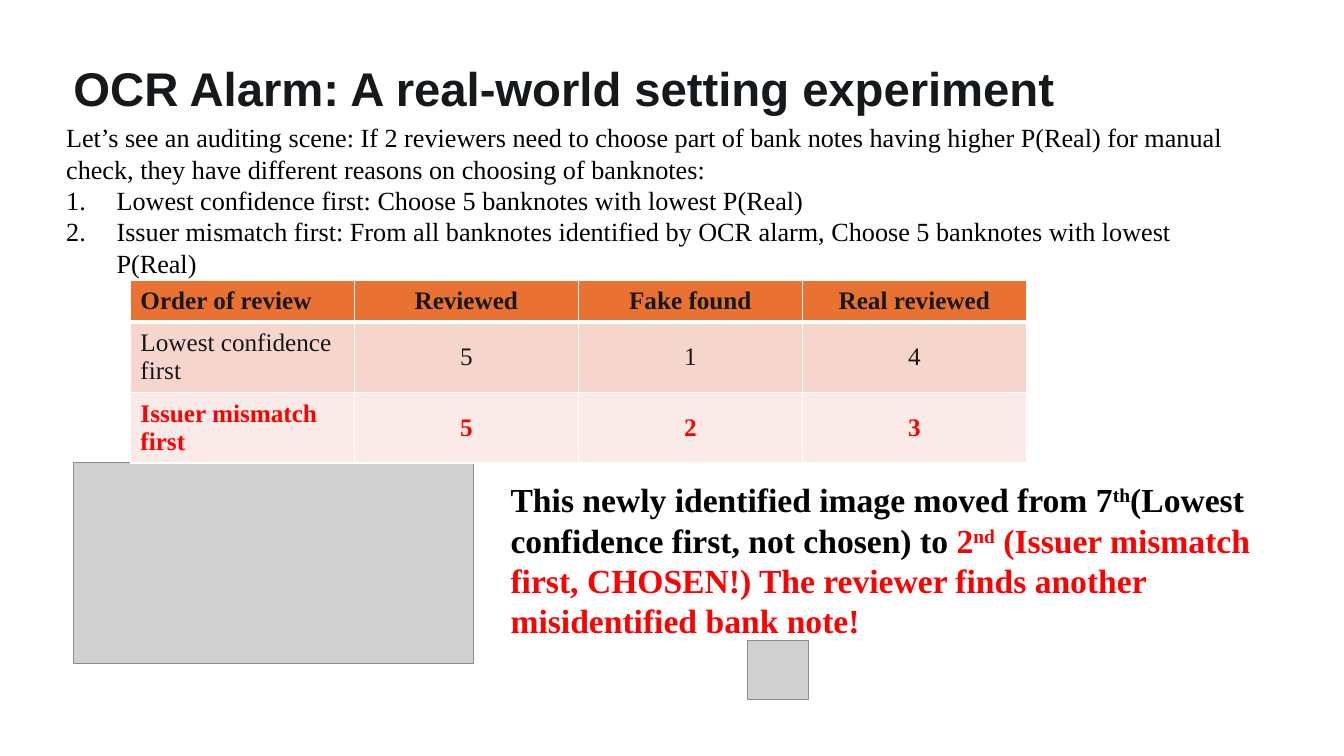
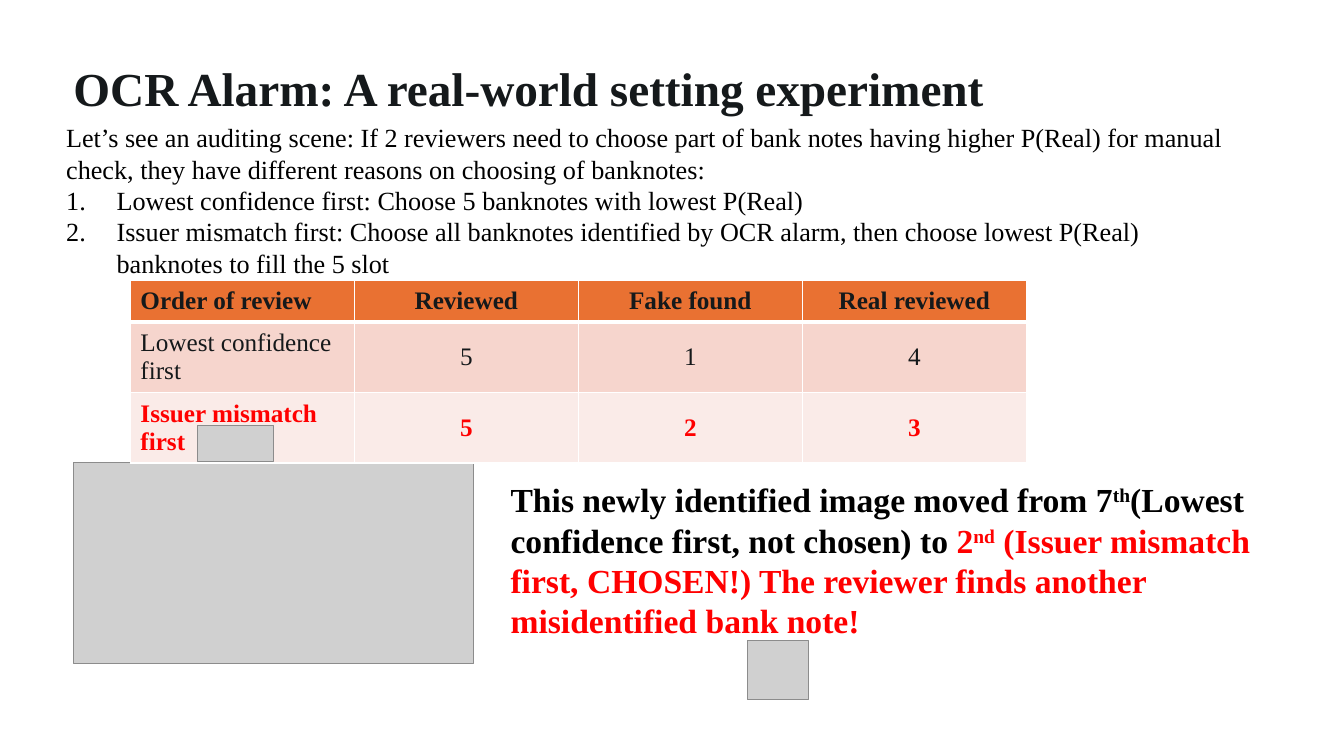
Before and after one commit to exileheadgrz/fakeBankNoteDetection, a slide deck: slide 8 of Banknote_Issuer_Review.pptx. Drawn at 1344x756 pixels with LibreOffice and Linux fonts; fonts in the diff are those of the drawing; grey boxes stand for pictures. Boxes give left, top, right and bottom in pixels: in the first picture for what was removed or moved away, otherwise in the second. Text is boxed around its words. In the diff, an @@ line names an element or a change of style, - is before the commit and + after.

```diff
--- a/Banknote_Issuer_Review.pptx
+++ b/Banknote_Issuer_Review.pptx
@@ text "OCR Alarm: A real-world setting ..." at (x1=73, y1=73, x2=983, y2=115): font Arial to Times New Roman @@
@@ text at (x1=117, y1=222, x2=1139, y2=274): text changed @@
-2. Issuer mismatch first: From all banknotes identified by OCR alarm, Choose 5 banknotes with lowest P(Real)
+2. Issuer mismatch first: Choose all banknotes identified by OCR alarm, then choose lowest P(Real) banknotes to fill the 5 slot
@@ picture added at (x1=198, y1=425, x2=273, y2=461) @@
```
Also in this commit, not shown: 4 other slides changed.
